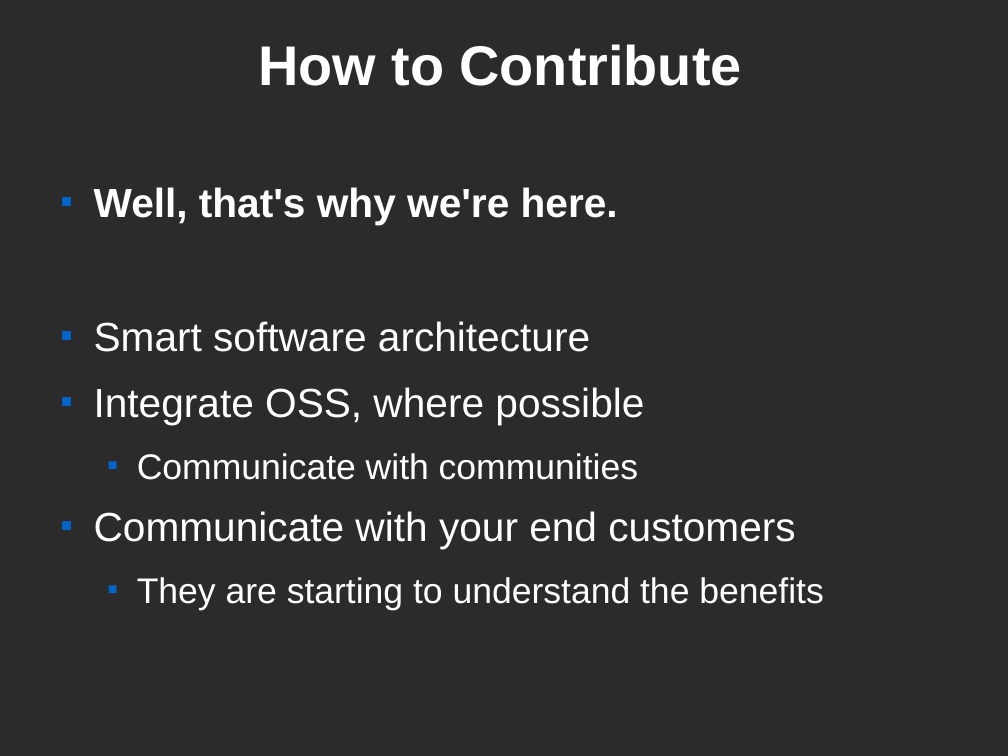
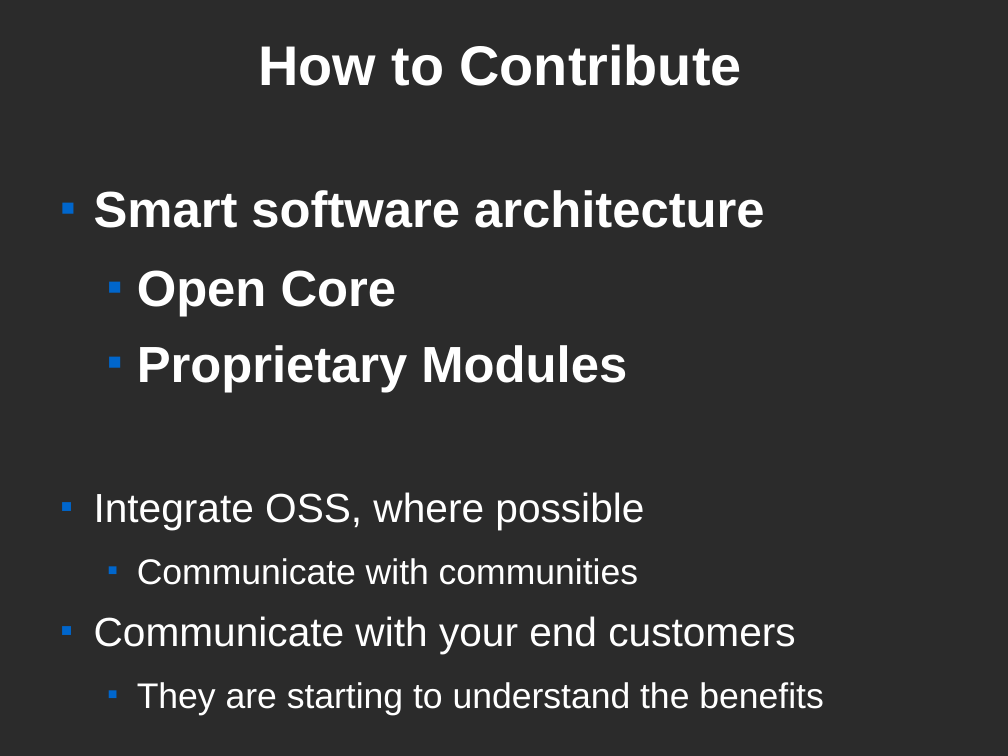
Before and after one commit to kitplummer/Mil-OSS, a slide deck: slide 13 of SocialCoding.odp. Drawn at 1008x756 pixels with LibreOffice and Linux fonts; fonts in the diff are those of the drawing; background and template pictures are left out; a plain dark background stands for a picture behind light text. Boxes give left, top, right and bottom in pixels: in the first picture for what was removed or moved away, otherwise in the second. Text is boxed around its words. In the diff, an @@ line names an element or a change of style, - is before the commit and + after.

```diff
--- a/SocialCoding.odp
+++ b/SocialCoding.odp
@@ text at <box>94,187,618,225</box>: paragraph removed @@
-■ Well, that's why we're here.
@@ text at <box>94,190,764,228</box>: size 32 to 40 pt, bold on in "Smart software architecture" @@
@@ text at <box>137,270,627,392</box>: paragraphs added @@
+  ■ Open Core
+  ■ Proprietary Modules
```
Also in this commit, not shown: 8 other slides changed, 1 slide added.
